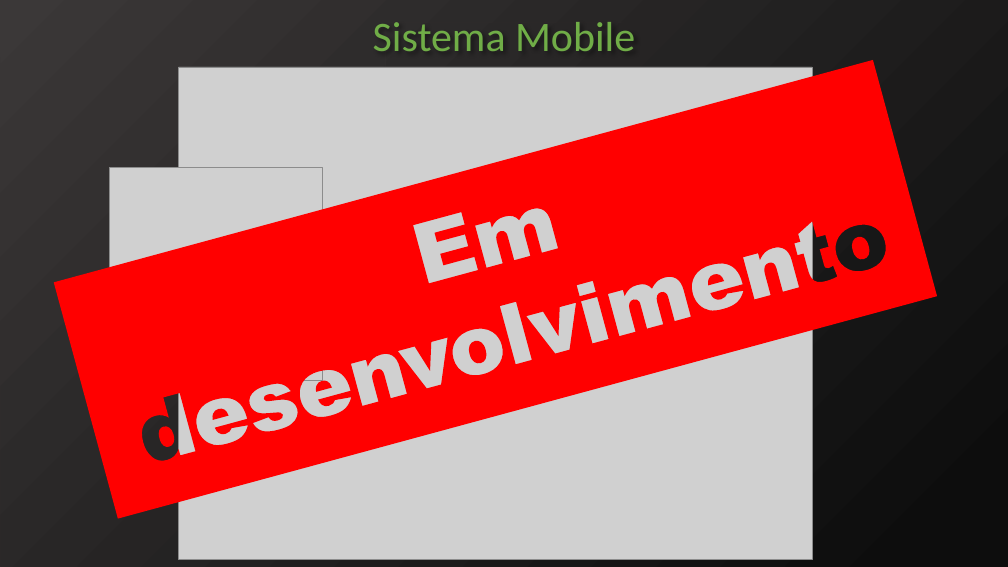
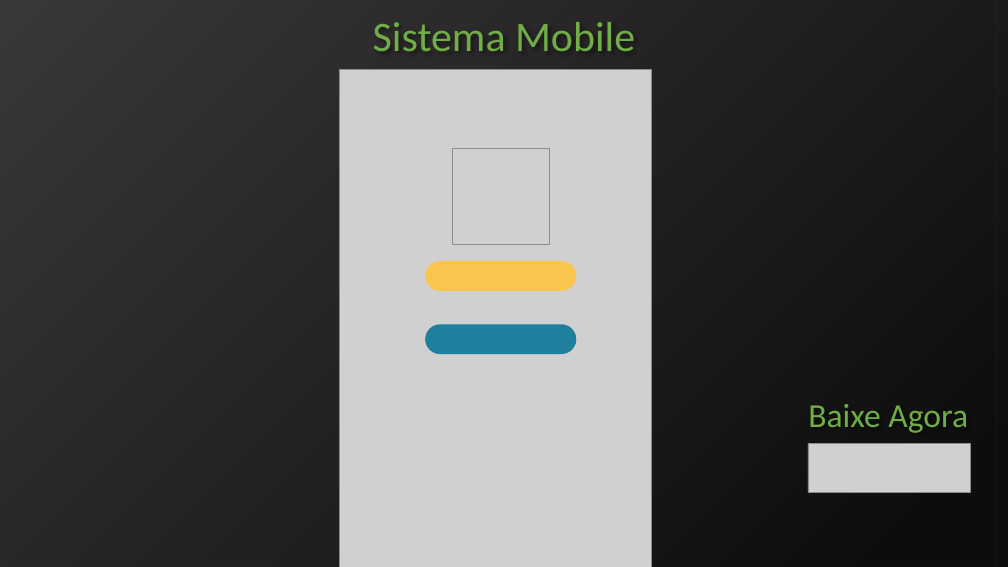
Before and after one commit to SamuelHiroyuki/Scrolls, a slide deck: slide 10 of Documentação/pptx/Apresentação.pptx. Drawn at 1008x567 pixels with LibreOffice and Linux fonts; fonts in the diff are those of the drawing; grey boxes stand for pictures; background and template pictures are left out. Boxes give left, top, right and bottom in pixels: in the first picture for what was removed or moved away, otherwise in the second. Text is boxed around its words. In the diff, an @@ line names an element or a change of style, - is before the commit and + after.

```diff
--- a/Documentação/pptx/Apresentação.pptx
+++ b/Documentação/pptx/Apresentação.pptx
@@ freeform shape: place and size @@
-freeform shape at box(1, 0, 1008, 567)
+freeform shape at box(0, 0, 996, 567)
@@ freeform shape removed at box(54, 60, 938, 519) @@
@@ picture removed at box(178, 67, 812, 560) @@
@@ picture added at box(340, 70, 651, 567) @@
@@ picture added at box(349, 113, 663, 524) @@
@@ picture added at box(453, 148, 550, 245) @@
@@ picture removed at box(110, 168, 322, 380) @@
@@ rounded rectangle added at box(425, 261, 576, 290), fill #F9C54F @@
@@ rounded rectangle added at box(425, 324, 576, 354), fill #1E809D @@
@@ text added at box(808, 404, 968, 433), 32 pt, text #70AD47 @@
+Baixe Agora
@@ picture added at box(808, 444, 971, 492) @@
```
Also in this commit, not shown: 1 other slide changed, 4 other files.
